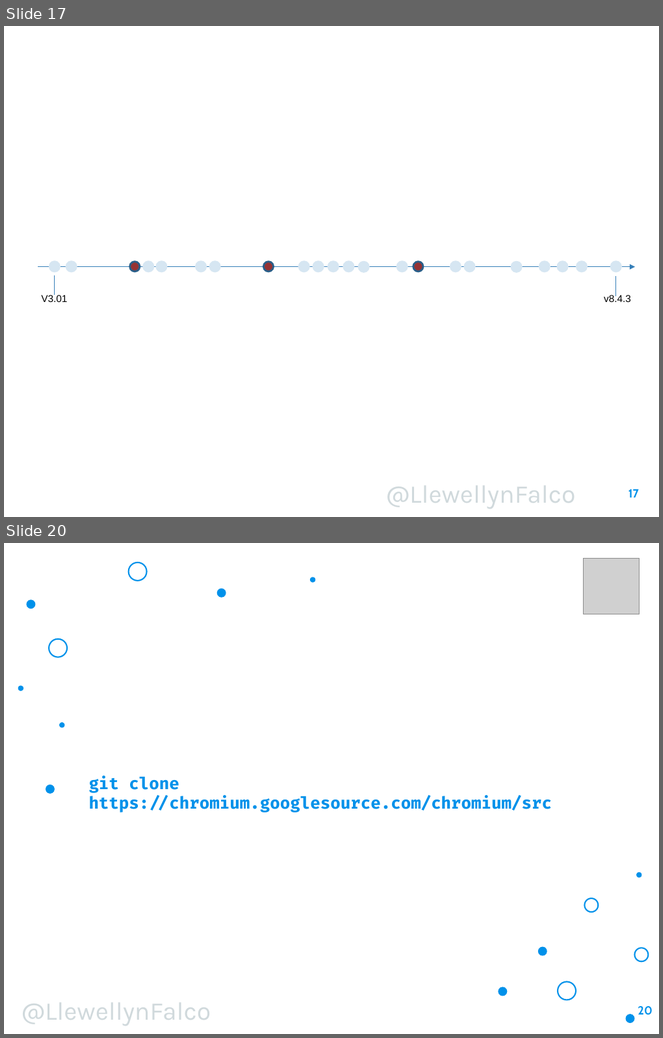
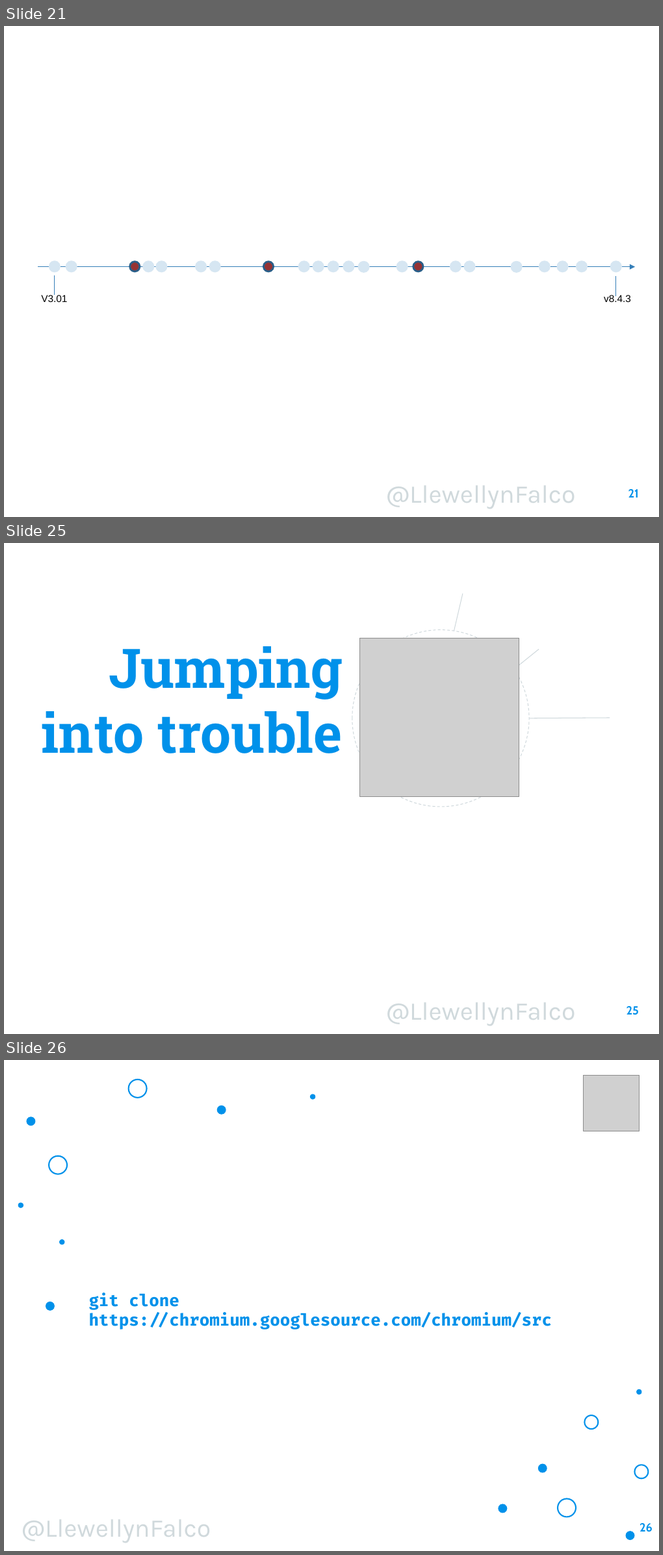
Before and after one commit to isidore/Talk-AvoidingLockIn, a slide deck: Avoiding Lock-In.pptx. Shown one above the other, each under a label of ours: slides 17 and 20 before the commit, slides 21, 25 and 26 after it; the slides between them are not shown. The pictures are 663x1038 and 663x1555 pixels, drawn with LibreOffice and Linux fonts; fonts in the diff are those of the drawing; grey boxes stand for pictures; background and template pictures are left out. Boxes give left, top, right and bottom in pixels: in the first picture for what was removed or moved away, otherwise in the second. Text is boxed around its words. In the diff, an @@ line names an element or a change of style, - is before the commit and + after.

```diff
--- a/Avoiding Lock-In.pptx
+++ b/Avoiding Lock-In.pptx
@@ slide 25 added at [4,543,659,1034], background picture (left out); not listed: 1 template element that a slide beside it also shows @@
@@ line added from (454, 631) to (463, 594), #CFD8DC 0.75 pt @@
@@ ellipse added at [352,630,529,807], outline #CFD8DC 0.75 pt dashed @@
@@ picture added at [360,638,519,797] @@
@@ title added at [42,646,343,754], 60 pt, text #0091EA, bold @@
+Jumping into trouble
@@ line added from (539, 649) to (515, 668), #CFD8DC 0.75 pt @@
@@ line added from (610, 718) to (529, 719), #CFD8DC 0.75 pt @@
@@ page number added at [627,1006,639,1016], 13 pt, text #0091EA, bold @@
+25
@@ what was slide 17 is now slide 21 @@
@@ page number at [629,489,639,498]: text changed @@
-17
+21
@@ what was slide 20 is now slide 26 @@
@@ page number at [640,1523,653,1533]: text changed @@
-20
+26
```
Also in this commit, not shown: 5 slides changed, 7 other slides added, 1 slide removed.
